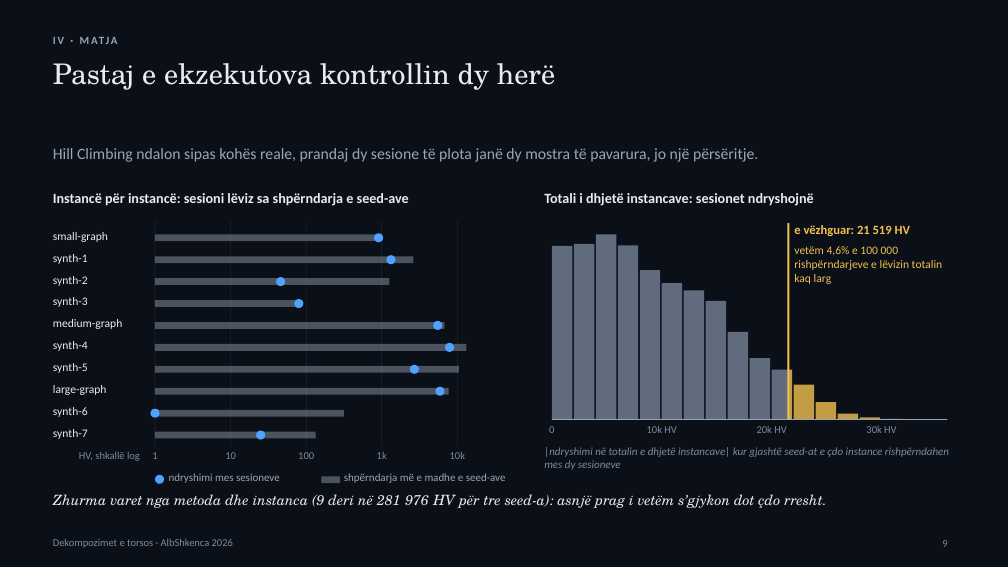
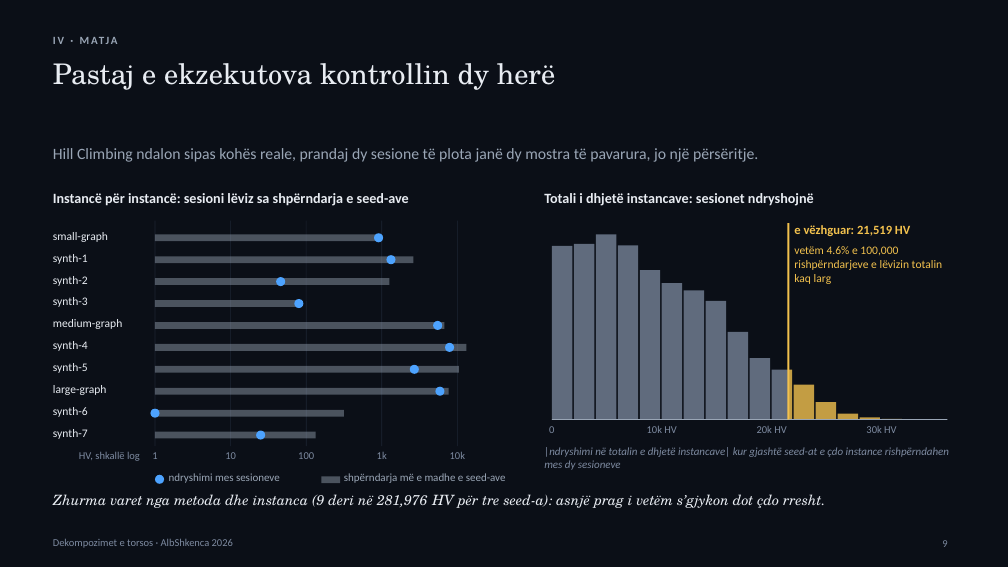
Before and after one commit to adrianymeri/SpOC3, a slide deck: slide 9 of SpOC3-Dekompozime-Torso-AlbShkenca2026-SQ.pptx. Drawn at 1008x567 pixels with LibreOffice and Linux fonts; fonts in the diff are those of the drawing. Boxes give left, top, right and bottom in pixels: in the first picture for what was removed or moved away, otherwise in the second. Text is boxed around its words. In the diff, an @@ line names an element or a change of style, - is before the commit and + after.

```diff
--- a/SpOC3-Dekompozime-Torso-AlbShkenca2026-SQ.pptx
+++ b/SpOC3-Dekompozime-Torso-AlbShkenca2026-SQ.pptx
@@ text at <box>794,225,910,236</box>: text changed @@
-e vëzhguar: 21 519 HV
+e vëzhguar: 21,519 HV
@@ text at <box>794,246,943,284</box>: text changed @@
-vetëm 4,6% e 100 000 rishpërndarjeve e lëvizin totalin kaq larg
+vetëm 4.6% e 100,000 rishpërndarjeve e lëvizin totalin kaq larg
@@ text at <box>53,494,825,508</box>: text changed @@
-Zhurma varet nga metoda dhe instanca (9 deri në 281 976 HV për tre seed-a): asnjë prag i vetëm s’gjykon dot çdo rresht.
+Zhurma varet nga metoda dhe instanca (9 deri në 281,976 HV për tre seed-a): asnjë prag i vetëm s’gjykon dot çdo rresht.
```
Also in this commit, not shown: 17 other slides changed, 4 other files.
